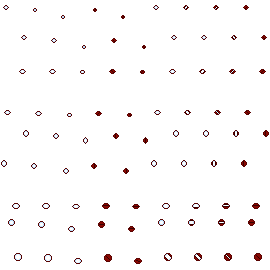
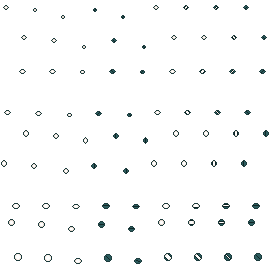
Two versions of the same layered image (270 x 270). Layer-by-layer changes:
pixels changed over box(1, 5, 269, 264) (layer not identified)
